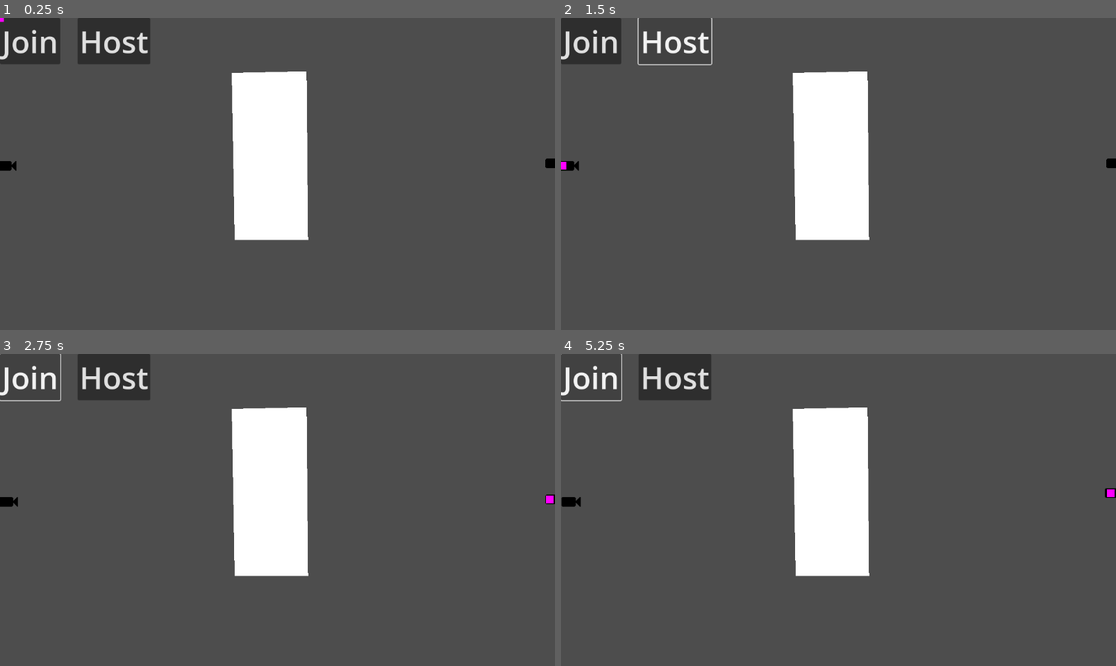
Above: before the commit, frames 1-4 (two rows, left to right).
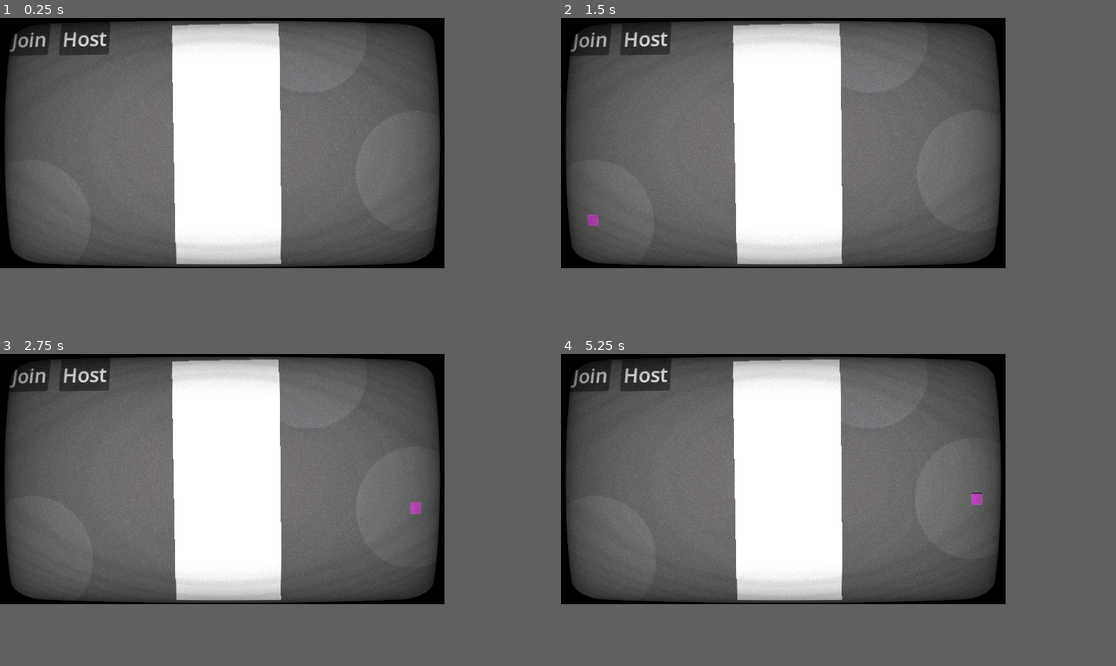
Above: after the commit, the same moments.

Repository: perrycate/ggj-2026
Game: Godot game, scene res://scenes/world/game.tscn
Same seed, same stepped clock (60 frames per second), same inputs: the game is played once before the commit and once after it. The engine's default icon, where the game draws it, is replaced by a stand-in: a white triangle on a blue panel in a dark square.
Inputs:
- Up to frame 1 (0.25 s): no input
- Up to frame 2 (1.5 s): tap Enter at 0.5 s; hold D (move_right) 0.53-1.25 s; hold E (next_camera) 0.53-1.25 s; click "Host" at 1.25 s
- Up to frame 3 (2.75 s): click "Join" at 2 s
- Up to frame 4 (5.25 s): hold S (move_down) 2.78-3.53 s; tap Q (previous_camera) at 2.85, 4.35 s; hold D (move_right) 3.53-4.28 s; hold E (next_camera) 3.53-4.28 s; hold W (move_up) 4.28-5.03 s; hold A (move_left) from 5.03 s (still down); hold E (next_camera) from 5.03 s (still down)
In our replay, the window is 799x449 before the commit and 640x360 after it. These sizes can differ from the game's own. Grey fills any space a smaller window leaves; there, only what the larger window draws over its background counts as a difference.

The runs differ from the first frame. In frame 1, 37% of the frame differs, in the area x 0-100%, y 0-81%; in frame 2, 37%; in frame 3, 37%; in frame 4, 37%.

Commit message:
added spotlight png and basic implementation of it

Diff:
--- a/project.godot
+++ b/project.godot
@@ -18,6 +18,13 @@
 [debug]
 
 settings/stdout/verbose_stdout=true
+
+[display]
+
+window/size/viewport_width=640
+window/size/viewport_height=360
+window/stretch/mode="viewport"
+window/stretch/aspect="ignore"
 
 [file_customization]
 
--- a/scenes/camera/camera.tscn
+++ b/scenes/camera/camera.tscn
@@ -1,7 +1,8 @@
-[gd_scene load_steps=8 format=3 uid="uid://qwvh0nx7hhec"]
+[gd_scene load_steps=9 format=3 uid="uid://qwvh0nx7hhec"]
 
 [ext_resource type="Script" uid="uid://d2b73pyf7btsx" path="res://scripts/camera/camera.gd" id="1_6m2n3"]
 [ext_resource type="Texture2D" uid="uid://ducafcw732aa5" path="res://art/camera.png" id="2_0jiuk"]
+[ext_resource type="Texture2D" uid="uid://cojcvtcrfwurv" path="res://art/spotlight.png" id="2_k3vso"]
 [ext_resource type="Script" uid="uid://bhd1vsmbdtydl" path="res://scripts/states/state_machine.gd" id="3_0jiuk"]
 [ext_resource type="Script" uid="uid://bstp46uc1rhmo" path="res://scripts/camera/infrared.gd" id="4_4ph7v"]
 [ext_resource type="Script" uid="uid://cxatfi0jqfubi" path="res://scripts/camera/visual.gd" id="5_k3vso"]
@@ -11,7 +12,12 @@
 [node name="Camera" type="CharacterBody2D"]
 script = ExtResource("1_6m2n3")
 
-[node name="Sprite2D" type="Sprite2D" parent="."]
+[node name="VisualSpotlight" type="Sprite2D" parent="."]
+modulate = Color(0.49747366, 0.49747372, 0.49747354, 0.19607843)
+texture = ExtResource("2_k3vso")
+
+[node name="CameraIcon" type="Sprite2D" parent="."]
+visible = false
 position = Vector2(11, 0)
 texture = ExtResource("2_0jiuk")
 
--- a/scenes/watcher/watcher.tscn
+++ b/scenes/watcher/watcher.tscn
@@ -1,12 +1,37 @@
-[gd_scene load_steps=7 format=3 uid="uid://bm0nx058xtv3u"]
+[gd_scene load_steps=9 format=3 uid="uid://bm0nx058xtv3u"]
 
 [ext_resource type="Script" uid="uid://dahy7hpota4ua" path="res://scripts/watcher/watcher.gd" id="1_ilq2x"]
 [ext_resource type="Script" uid="uid://d115hcpw86va2" path="res://scripts/watcher/watcher_state_machine.gd" id="2_ilq2x"]
 [ext_resource type="Script" uid="uid://tlk5xxkkue7f" path="res://scripts/watcher/controlling.gd" id="2_x80ag"]
 [ext_resource type="Script" uid="uid://bwdfw7madvuyd" path="res://scripts/watcher/switching.gd" id="3_ilq2x"]
 [ext_resource type="Script" uid="uid://bd7bas20njuwq" path="res://scripts/watcher/stunned.gd" id="4_mrnq6"]
+[ext_resource type="Shader" uid="uid://denlbln4000b4" path="res://shaders/CRT.gdshader" id="6_mrnq6"]
 
 [sub_resource type="NoiseTexture2D" id="NoiseTexture2D_ilq2x"]
+
+[sub_resource type="ShaderMaterial" id="ShaderMaterial_ge30l"]
+shader = ExtResource("6_mrnq6")
+shader_parameter/overlay = false
+shader_parameter/resolution = Vector2(640, 480)
+shader_parameter/brightness = 1.4
+shader_parameter/scanlines_opacity = 0.4
+shader_parameter/scanlines_width = 0.25
+shader_parameter/grille_opacity = 0.3
+shader_parameter/roll = true
+shader_parameter/roll_speed = 8.0
+shader_parameter/roll_size = 15.0
+shader_parameter/roll_variation = 1.8
+shader_parameter/distort_intensity = 0.05
+shader_parameter/aberration = 0.03
+shader_parameter/noise_opacity = 0.4
+shader_parameter/noise_speed = 5.0
+shader_parameter/static_noise_intensity = 0.06
+shader_parameter/pixelate = true
+shader_parameter/discolor = true
+shader_parameter/warp_amount = 1.0
+shader_parameter/clip_warp = false
+shader_parameter/vignette_intensity = 0.4
+shader_parameter/vignette_opacity = 0.5
 
 [node name="Watcher" type="Node2D"]
 script = ExtResource("1_ilq2x")
@@ -27,3 +52,6 @@
 [node name="TestVisibility" type="Sprite2D" parent="."]
 scale = Vector2(0.030273438, 0.032226563)
 texture = SubResource("NoiseTexture2D_ilq2x")
+
+[node name="Sprite2D" type="Sprite2D" parent="."]
+material = SubResource("ShaderMaterial_ge30l")
--- a/scenes/world/game.tscn
+++ b/scenes/world/game.tscn
@@ -1,10 +1,37 @@
-[gd_scene load_steps=6 format=3 uid="uid://7k81egc5b2va"]
+[gd_scene load_steps=9 format=3 uid="uid://7k81egc5b2va"]
 
 [ext_resource type="Script" uid="uid://bf5rqo731sapw" path="res://scripts/world/game.gd" id="1_w44h4"]
 [ext_resource type="PackedScene" uid="uid://bm0nx058xtv3u" path="res://scenes/watcher/watcher.tscn" id="2_3iwug"]
 [ext_resource type="Script" uid="uid://jv3hiunrens3" path="res://scenes/world/network_discovery.gd" id="2_hqfqh"]
 [ext_resource type="Script" uid="uid://cd37l6i8nl0xg" path="res://scripts/watcher/cameras.gd" id="3_r5nxa"]
 [ext_resource type="PackedScene" uid="uid://qwvh0nx7hhec" path="res://scenes/camera/camera.tscn" id="4_r5nxa"]
+[ext_resource type="Shader" uid="uid://denlbln4000b4" path="res://shaders/CRT.gdshader" id="6_sarsd"]
+
+[sub_resource type="ShaderMaterial" id="ShaderMaterial_3gx7t"]
+shader = ExtResource("6_sarsd")
+shader_parameter/overlay = false
+shader_parameter/resolution = Vector2(640, 360)
+shader_parameter/brightness = 1.4
+shader_parameter/scanlines_opacity = 0.0400000019
+shader_parameter/scanlines_width = 0.25
+shader_parameter/grille_opacity = 0.050000002375
+shader_parameter/roll = false
+shader_parameter/roll_speed = 8.0
+shader_parameter/roll_size = 0.0
+shader_parameter/roll_variation = 1.8000000822401199
+shader_parameter/distort_intensity = 0.010000000475
+shader_parameter/aberration = 4.7499999933364734e-08
+shader_parameter/noise_opacity = 0.4
+shader_parameter/noise_speed = 5.0
+shader_parameter/static_noise_intensity = 0.06
+shader_parameter/pixelate = false
+shader_parameter/discolor = true
+shader_parameter/warp_amount = 0.30000001425
+shader_parameter/clip_warp = false
+shader_parameter/vignette_intensity = 0.4
+shader_parameter/vignette_opacity = 0.5
+
+[sub_resource type="CanvasTexture" id="CanvasTexture_2oj1e"]
 
 [node name="Game" type="Node2D"]
 script = ExtResource("1_w44h4")
@@ -16,27 +43,31 @@
 script = ExtResource("3_r5nxa")
 
 [node name="Camera1" parent="Cameras" instance=ExtResource("4_r5nxa")]
-position = Vector2(3, 307)
+position = Vector2(40, 292)
 
 [node name="Camera2" parent="Cameras" instance=ExtResource("4_r5nxa")]
-position = Vector2(1141, 302)
+position = Vector2(602, 221)
+
+[node name="Camera3" parent="Cameras" instance=ExtResource("4_r5nxa")]
+position = Vector2(445, 18)
 
 [node name="JoinButton" type="Button" parent="."]
-offset_right = 125.0
-offset_bottom = 96.0
-theme_override_font_sizes/font_size = 64
+offset_right = 63.0
+offset_bottom = 50.0
+theme_override_font_sizes/font_size = 30
 text = "Join"
 
 [node name="HostButton" type="Button" parent="."]
-offset_left = 161.0
-offset_right = 312.0
-offset_bottom = 96.0
-theme_override_font_sizes/font_size = 64
+offset_left = 80.0
+offset_top = 1.0
+offset_right = 155.0
+offset_bottom = 51.0
+theme_override_font_sizes/font_size = 30
 text = "Host
 "
 
 [node name="Polygon2D" type="Polygon2D" parent="."]
-position = Vector2(639, 294)
+position = Vector2(405.00006, 188)
 scale = Vector2(1.102069, 1.0915226)
 polygon = PackedVector2Array(-143.3205, -164.8793, -137.87616, 152.65439, 0.49890137, 152.65439, -2.4293213, -167.98352)
 uv = PackedVector2Array(-136, -58, -136, 148, 0.49890137, 152.65439, -2.4293213, -167.98352)
@@ -44,5 +75,13 @@
 [node name="Network" type="Node" parent="."]
 script = ExtResource("2_hqfqh")
 
+[node name="TextureRect" type="TextureRect" parent="."]
+z_index = 5
+material = SubResource("ShaderMaterial_3gx7t")
+offset_right = 640.0
+offset_bottom = 362.0
+size_flags_vertical = 4
+texture = SubResource("CanvasTexture_2oj1e")
+
 [connection signal="pressed" from="JoinButton" to="." method="_on_join_button_pressed"]
 [connection signal="pressed" from="HostButton" to="." method="_on_host_button_pressed"]
Binary file added: art/spotlight.png
Not shown, added: art/spotlight.png.import
